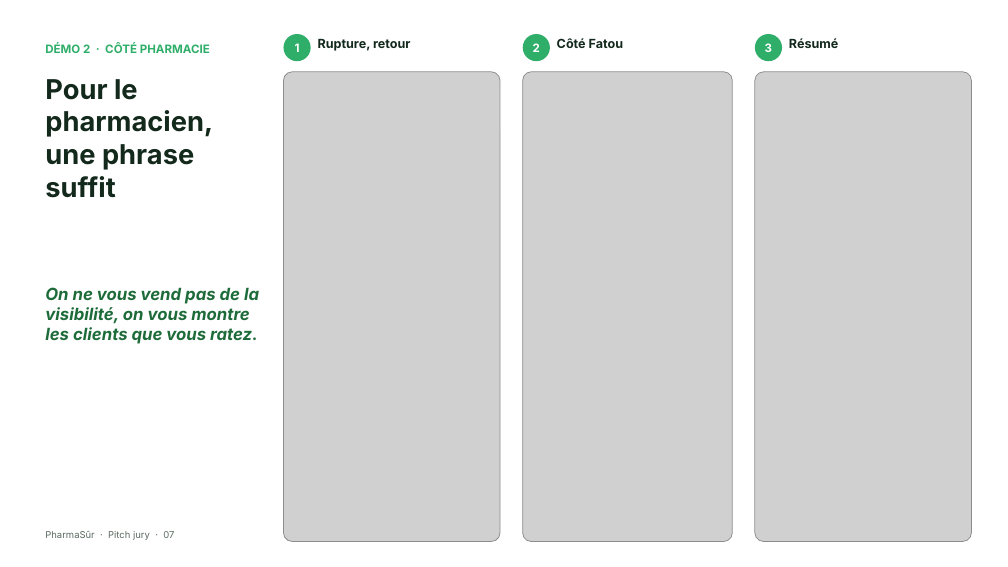
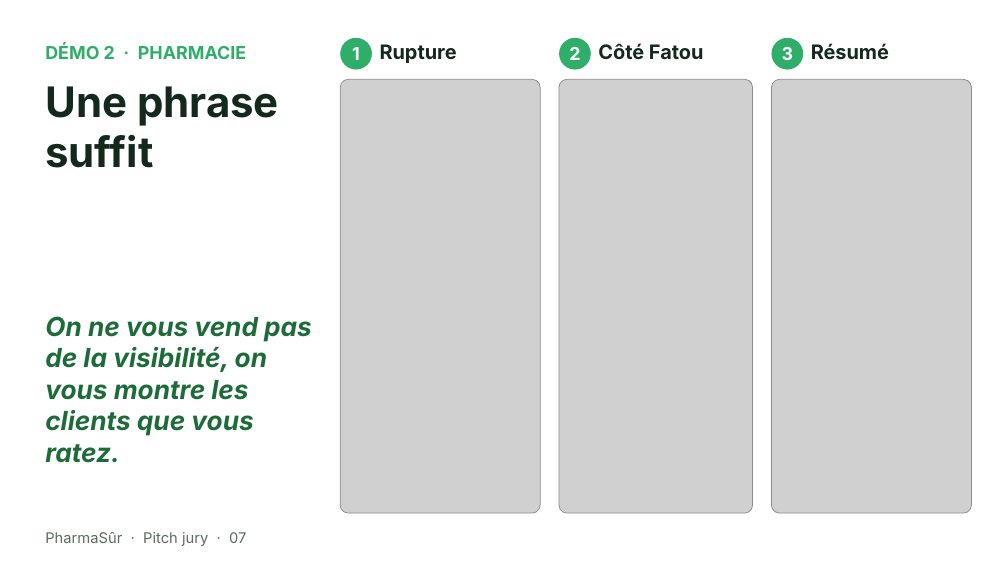
Before and after one commit to DianaFerradini/PharmaSur, a slide deck: slide 7 of pitch.pptx. Drawn at 1008x567 pixels with LibreOffice and Linux fonts; fonts in the diff are those of the drawing; grey boxes stand for pictures. Boxes give left, top, right and bottom in pixels: in the first picture for what was removed or moved away, otherwise in the second. Text is boxed around its words. In the diff, an @@ line names an element or a change of style, - is before the commit and + after.

```diff
--- a/pitch.pptx
+++ b/pitch.pptx
@@ text at (45,44,246,59): text changed; size 11 to 17 pt @@
-DÉMO 2 · CÔTÉ PHARMACIE
+DÉMO 2 · PHARMACIE
@@ size 11 to 17 pt in 3 elements at (771,38,803,70), (560,38,591,70), (340,38,372,70) @@
@@ rounded rectangle "1": place and size @@
-rounded rectangle "1" at (284,34,311,61)
+rounded rectangle "1" at (340,38,372,70)
@@ text at (380,44,457,63): text changed; size 12 to 19 pt @@
-Rupture, retour
+Rupture
@@ rounded rectangle "2": place and size @@
-rounded rectangle "2" at (523,34,550,61)
+rounded rectangle "2" at (560,38,591,70)
@@ text "Côté Fatou" at (598,43,704,60): size 12 to 19 pt @@
@@ text "Côté Fatou": place and size @@
-text "Côté Fatou" at (557,38,623,48)
+text "Côté Fatou" at (598,43,704,60)
@@ rounded rectangle "3": place and size @@
-rounded rectangle "3" at (755,34,783,61)
+rounded rectangle "3" at (771,38,803,70)
@@ text "Résumé": place and size @@
-text "Résumé" at (789,38,838,48)
+text "Résumé" at (811,43,889,60)
@@ text "Résumé" at (811,43,889,60): size 12 to 19 pt @@
@@ text at (45,86,279,168): text changed; size 26 to 40 pt @@
-Pour le pharmacien, une phrase suffit
+Une phrase suffit
@@ picture: place and size @@
-picture at (284,72,500,541)
+picture at (340,79,541,513)
@@ picture: place and size @@
-picture at (523,72,732,541)
+picture at (560,79,753,513)
@@ picture: place and size @@
-picture at (755,72,972,541)
+picture at (771,79,972,513)
@@ text "On ne vous vend pas ...": place and size @@
-text "On ne vous vend pas ..." at (45,287,259,344)
+text "On ne vous vend pas ..." at (45,316,312,463)
@@ text "On ne vous vend pas ..." at (45,316,312,463): size 16 to 25 pt @@
@@ text "PharmaSûr · Pitch jury · ..." at (45,532,246,546): size 9 to 14 pt @@
```
Also in this commit, not shown: 13 other slides changed, 1 other file.
